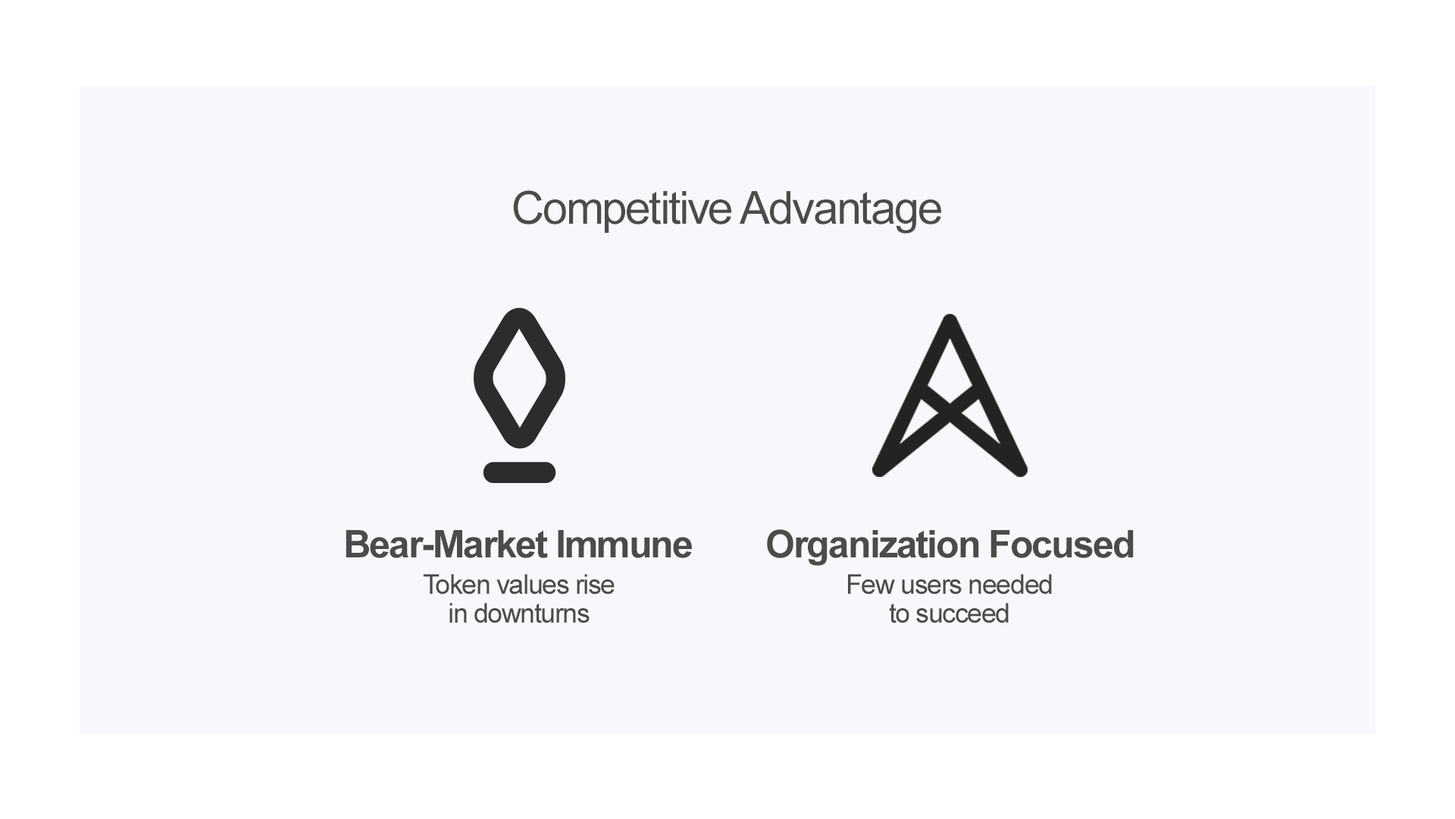
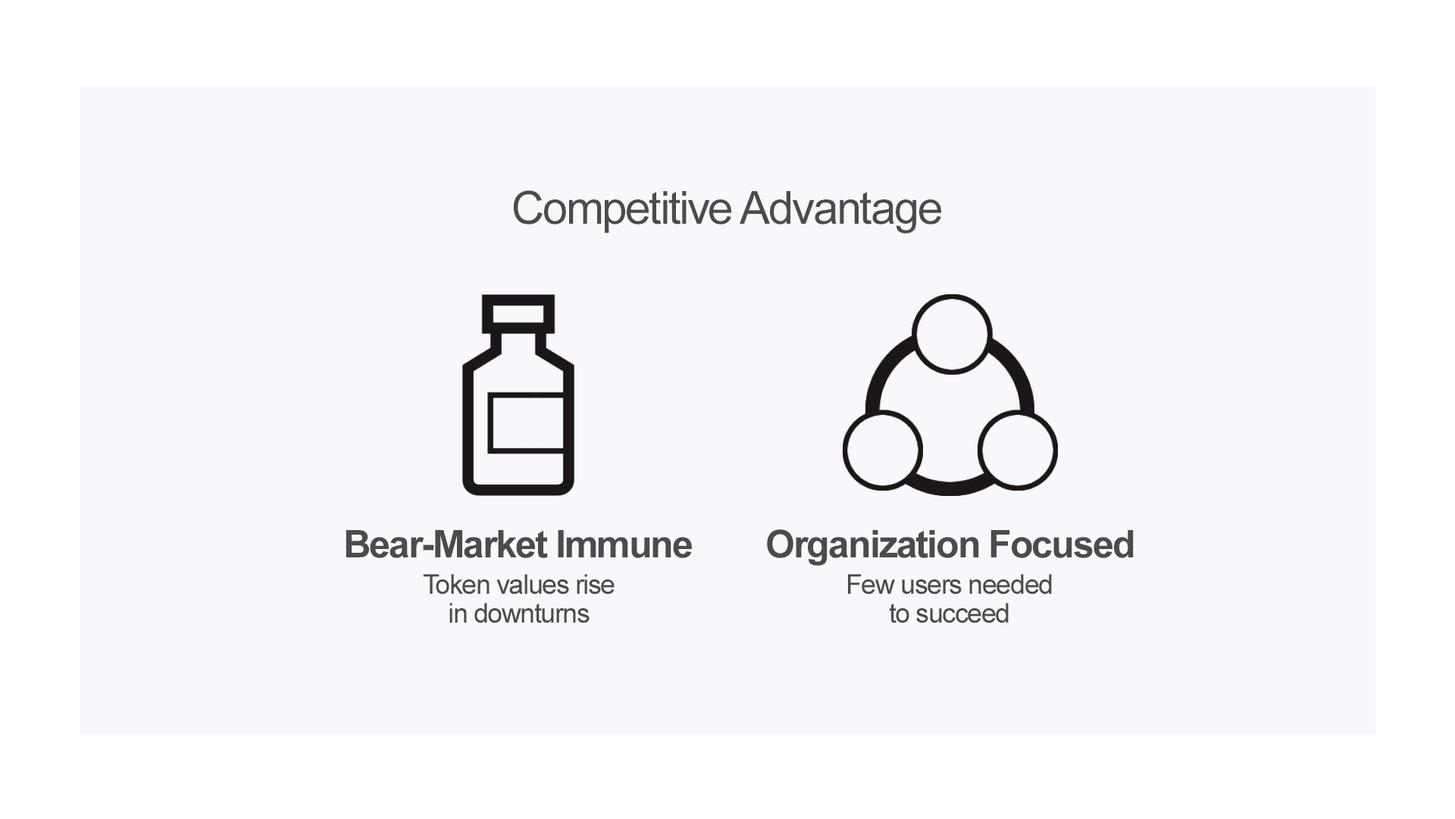
The second 1455 x 819 image is a revision of the first. Changes to its layers:
showed "Ellipse 1" over (842, 294, 1059, 496)
showed "1118209_body_bottle_fitness_medicine_pills_icon copy" over (462, 294, 575, 496)
hid "EcareIcon" over (473, 307, 566, 483)
hid "Arells-Icon" over (872, 313, 1028, 477)
